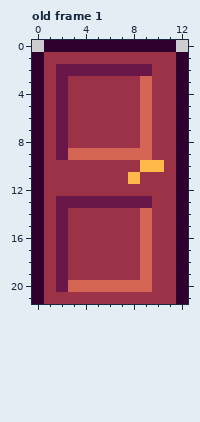
A pixel-art file gets an edit: Assets/Art/DoorTop001.aseprite. Above is the file before it was changed.
13x22 pixels, 2 frames. Shown: old frame 1. The commit also changed other frames, which this record leaves out.
After the commit:
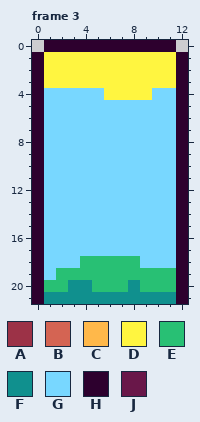
Palette (. is transparent): A #9c3247  B #d46453  C #ffb84a  D #fff540  E #28c074  F #10908e  G #78d7ff  H #2d002e  J #691749
A new or re-ordered frame is compared with the old frame closest to it.
What changed:
frames 2 -> 4
Changed rows in their new state; - is an unchanged pixel.
Frame 3 is new; against old frame 1:
first column x 1:
 1 DDDDDDDDDDD
 2 DDDDDDDDDDD
 3 DDDDDDDDDDD
 4 GGGGGDDDDGG
 5 GGGGGGGGGGG
 6 GGGGGGGGGGG
 7 GGGGGGGGGGG
 8 GGGGGGGGGGG
 9 GGGGGGGGGGG
10 GGGGGGGGGGG
11 GGGGGGGGGGG
12 GGGGGGGGGGG
13 GGGGGGGGGGG
14 GGGGGGGGGGG
15 GGGGGGGGGGG
16 GGGGGGGGGGG
17 GGGGGGGGGGG
18 GGGEEEEEGGG
19 GEEEEEEEEEE
20 EEFFEEEFEEE
21 FFFFFFFFFFF
Pixel boxes of the changes (left, top, right, bottom) in both pictures:
changed: (44, 52, 176, 304)
